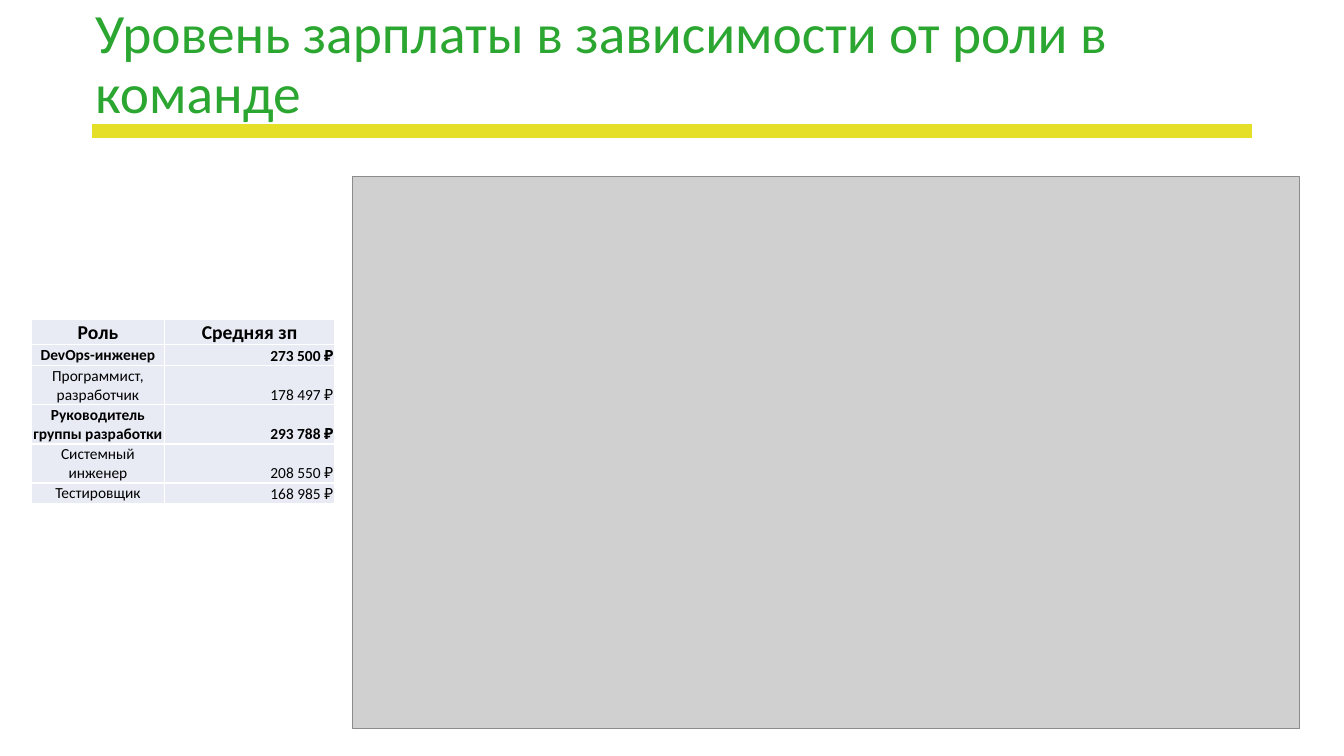
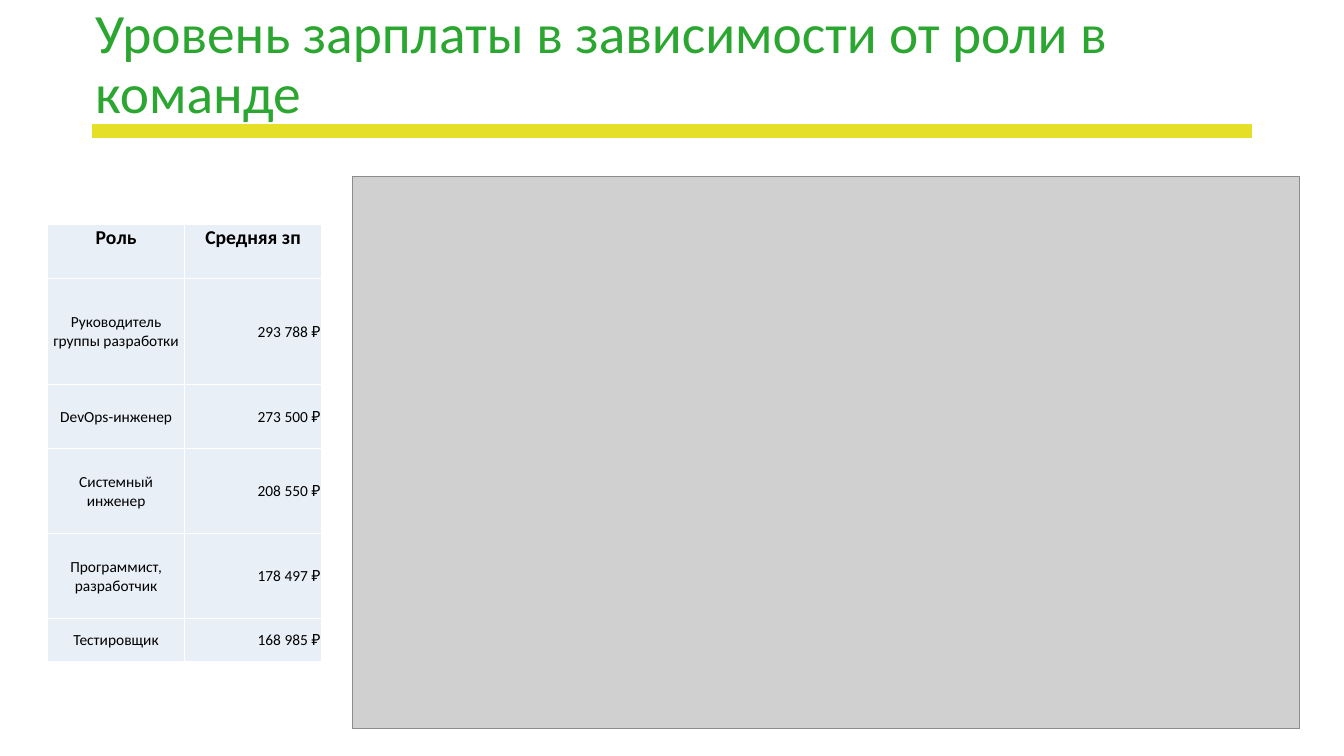
Before and after one commit to LapinGleb/DA_project, a slide deck: slide 11 of Школа_DA_Презентация_проекта.pptx. Drawn at 1344x756 pixels with LibreOffice and Linux fonts; fonts in the diff are those of the drawing; grey boxes stand for pictures; background and template pictures are left out. Boxes give left, top, right and bottom in pixels: in the first picture for what was removed or moved away, otherwise in the second. Text is boxed around its words. In the diff, an @@ line names an element or a change of style, - is before the commit and + after.

```diff
--- a/Школа_DA_Презентация_проекта.pptx
+++ b/Школа_DA_Презентация_проекта.pptx
@@ table at (x1=47, y1=225, x2=322, y2=661) @@
+row 2: Руководитель группы разработки | 293 788 ₽
+row 4: Системный инженер | 208 550 ₽
-row 4: Руководитель группы разработки | 293 788 ₽
-row 5: Системный инженер | 208 550 ₽
@@ fill #E9EBF5 to #EAEFF7 in 12 cells @@
@@ table resized from (x1=31, y1=320, x2=334, y2=505) to (x1=47, y1=225, x2=322, y2=661) @@
```
Also in this commit, not shown: 4 other slides changed, 1 other file.
